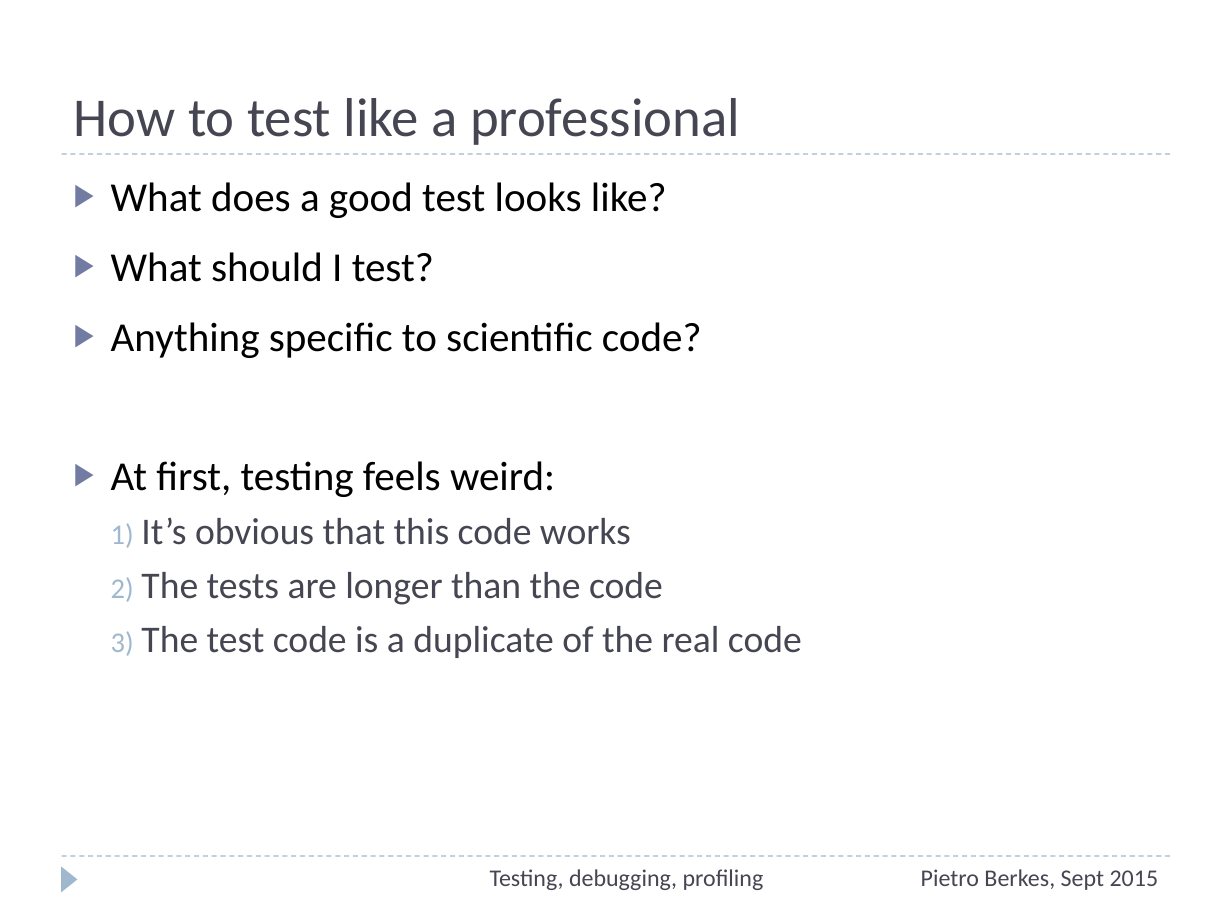
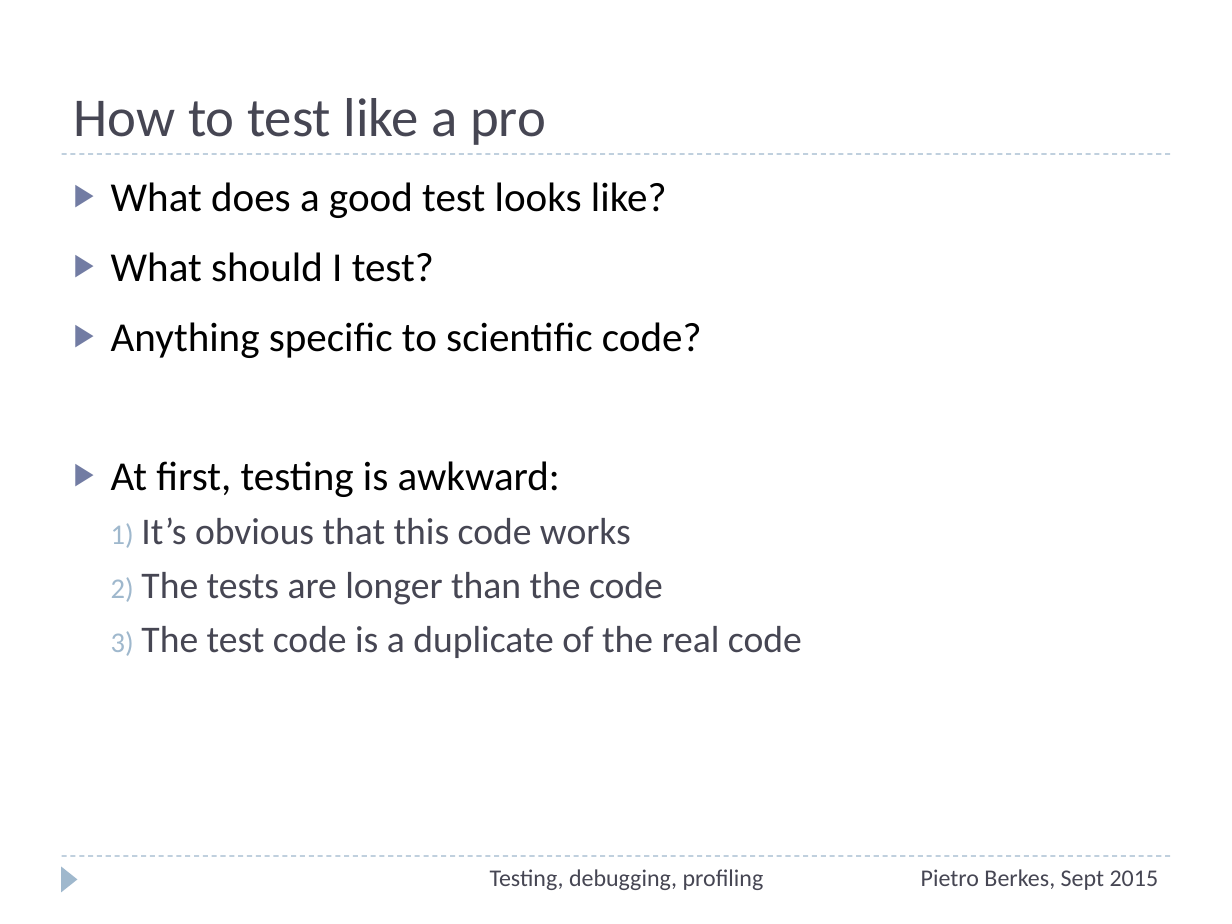
Before and after one commit to ASPP/testing_debugging_profiling, a slide deck: slide 35 of testing-debugging-profiling.pptx (slide 36 before the commit). Drawn at 1232x924 pixels with LibreOffice and Linux fonts; fonts in the diff are those of the drawing. Boxes give left, top, right and bottom in pixels: in the first picture for what was removed or moved away, otherwise in the second. Text is boxed around its words. In the diff, an @@ line names an element or a change of style, - is before the commit and + after.

```diff
--- a/testing-debugging-profiling.pptx
+++ b/testing-debugging-profiling.pptx
@@ title at [74,98,546,145]: text changed @@
-How to test like a professional
+How to test like a pro
@@ text at [111,461,560,497]: text changed @@
-▶ At first, testing feels weird:
+▶ At first, testing is awkward:
```
Also in this commit, not shown: 4 other slides changed, 1 slide removed, 1 other file.
